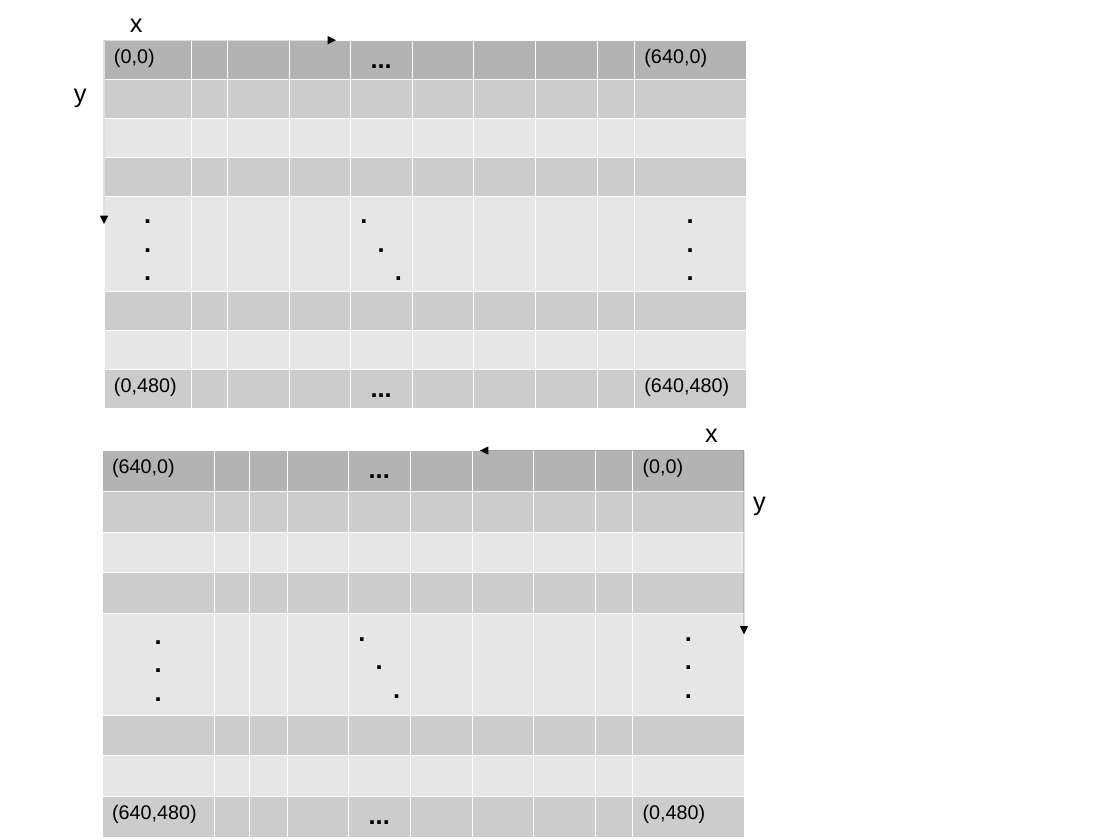
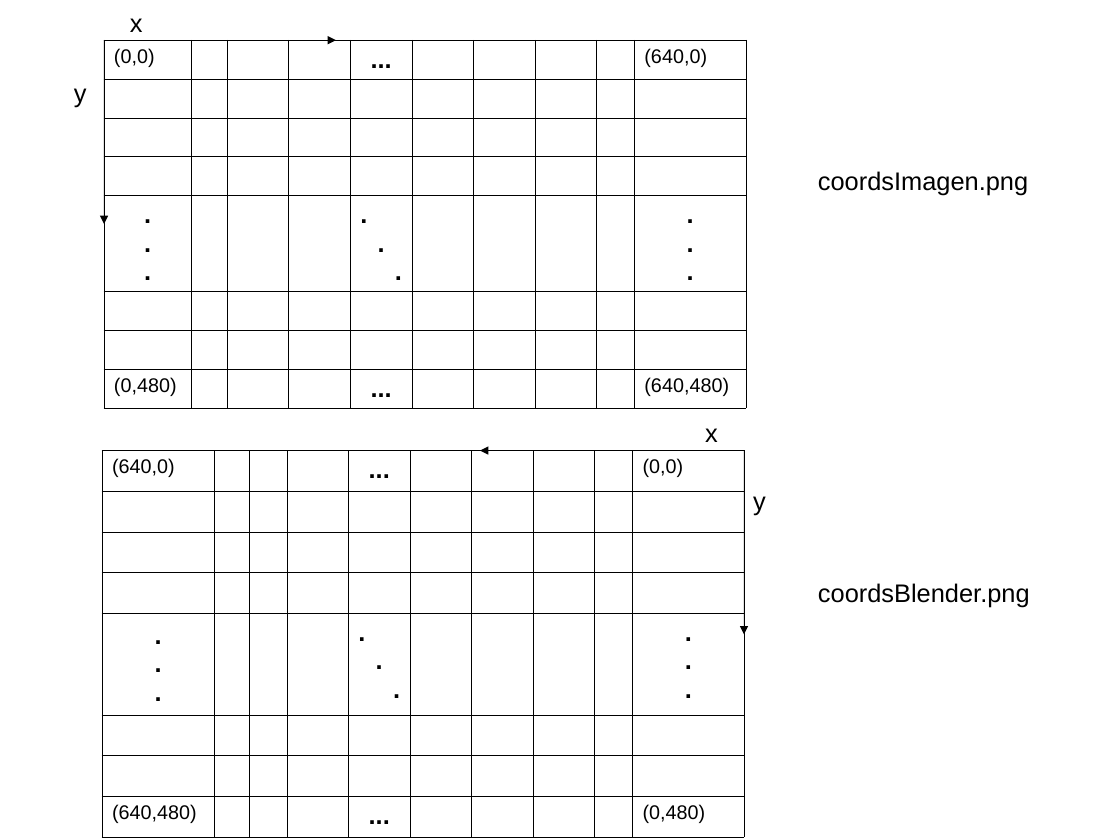
Before and after one commit to yadyguitar/Tesis, a slide deck: slide 20 of documentación/tesis/Diagramas.odp. Drawn at 1120x840 pixels with LibreOffice and Linux fonts; fonts in the diff are those of the drawing. Boxes give left, top, right and bottom in pixels: in the first picture for what was removed or moved away, otherwise in the second. Text is boxed around its words. In the diff, an @@ line names an element or a change of style, - is before the commit and + after.

```diff
--- a/documentación/tesis/Diagramas.odp
+++ b/documentación/tesis/Diagramas.odp
@@ table at [104,40,748,408] @@
@@ fill #B3B3B3 to none in 3 cells @@
@@ fill #E6E6E6 to none in 3 cells @@
@@ fill #CCCCCC to none in 3 cells @@
@@ borders changed @@
@@ text added at [818,171,1028,195], 18 pt, text #000000 @@
+coordsImagen.png
@@ table at [102,450,746,827] @@
@@ fill #B3B3B3 to none in 3 cells @@
@@ fill #E6E6E6 to none in 3 cells @@
@@ fill #CCCCCC to none in 3 cells @@
@@ borders changed @@
@@ text added at [818,583,1030,607], 18 pt, text #000000 @@
+coordsBlender.png
```
Also in this commit, not shown: 2 slides added, 5 other files.
